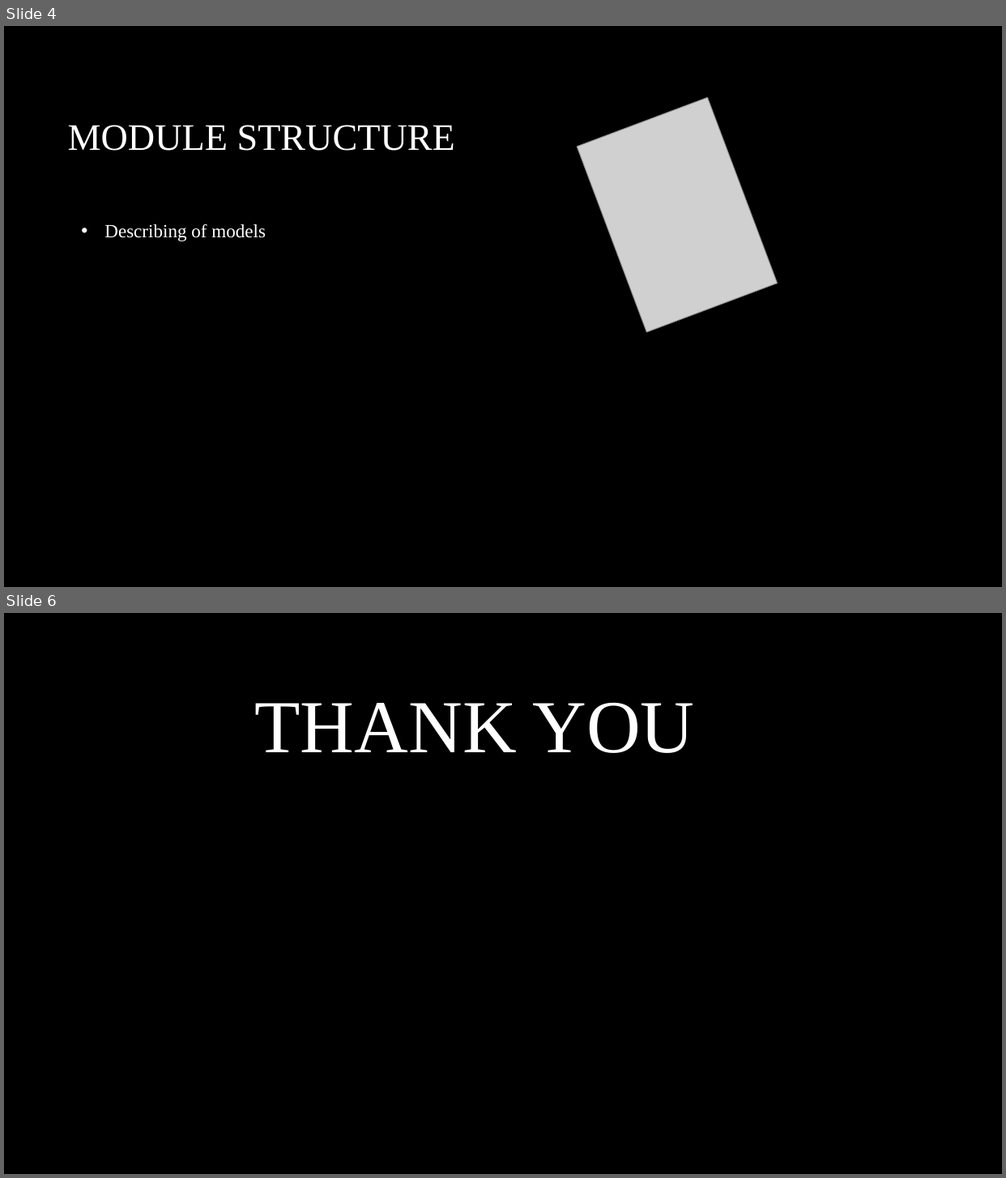
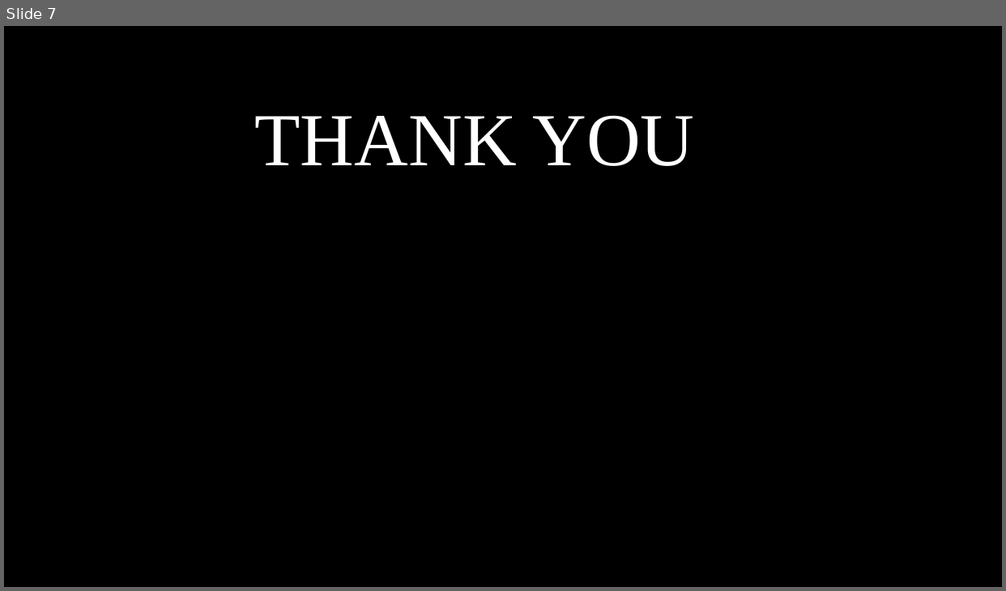
Before and after one commit to leviathansun/SystemVerilogMatrixMultiplicationExecutionEngine, a slide deck: LTS25HDLPresentation.pptx. Shown one above the other, each under a label of ours: slides 4 and 6 before the commit, slide 7 after it; the slides between them are not shown. The pictures are 1006x1178 and 1006x591 pixels, drawn with LibreOffice and Linux fonts; fonts in the diff are those of the drawing; grey boxes stand for pictures; background and template pictures are left out. Boxes give left, top, right and bottom in pixels: in the first picture for what was removed or moved away, otherwise in the second. Text is boxed around its words. In the diff, an @@ line names an element or a change of style, - is before the commit and + after.

```diff
--- a/LTS25HDLPresentation.pptx
+++ b/LTS25HDLPresentation.pptx
@@ slide 4 removed at (x1=4, y1=26, x2=1002, y2=587), background picture (left out) @@
@@ picture removed at (x1=577, y1=97, x2=777, y2=332) @@
@@ title removed at (x1=68, y1=125, x2=455, y2=151) @@
-MODULE STRUCTURE
@@ text removed at (x1=104, y1=224, x2=266, y2=241) @@
-• Describing of models
@@ what was slide 6 is now slide 7 @@
```
Also in this commit, not shown: 2 slides changed, 4 slides added, 2 other slides removed, 20 other files.
